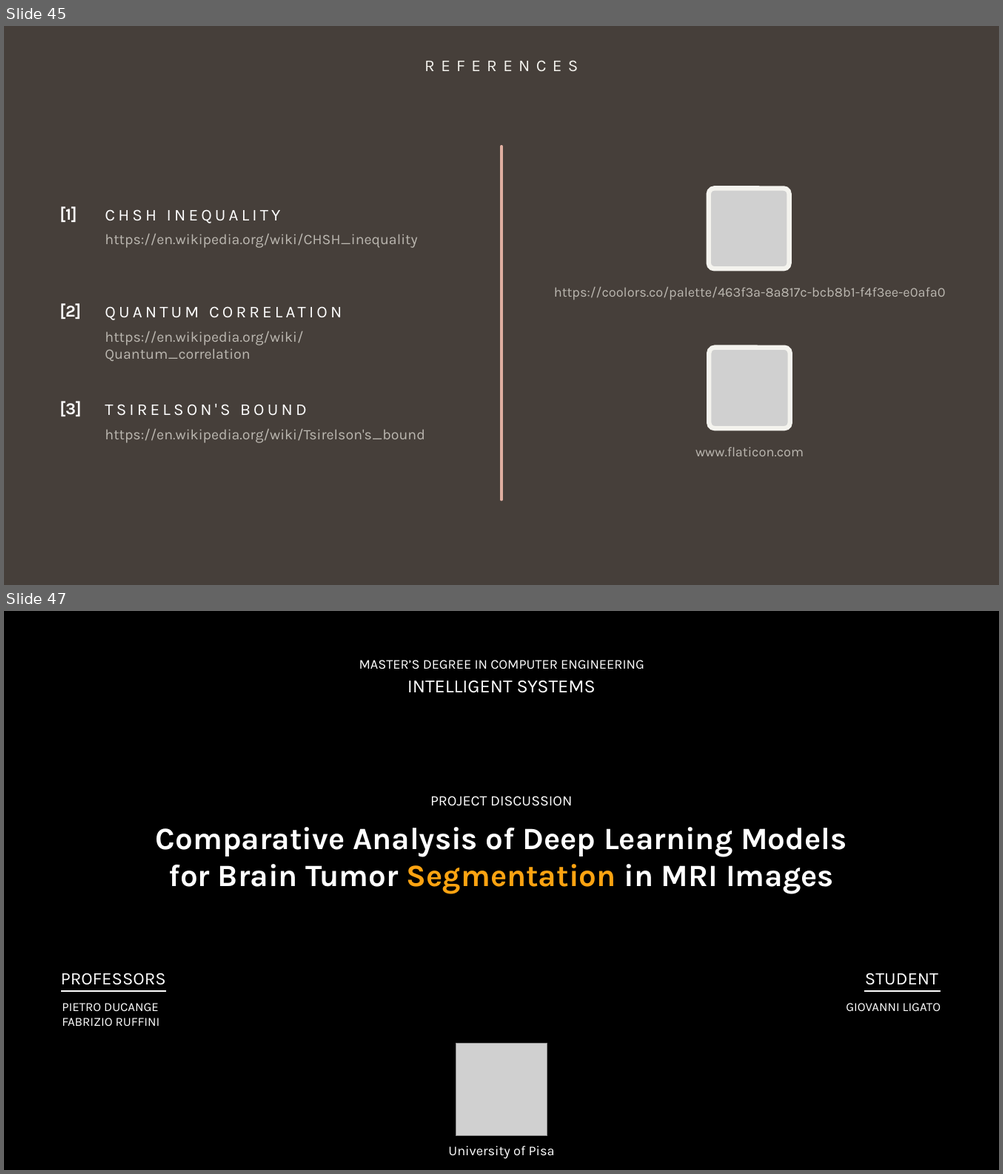
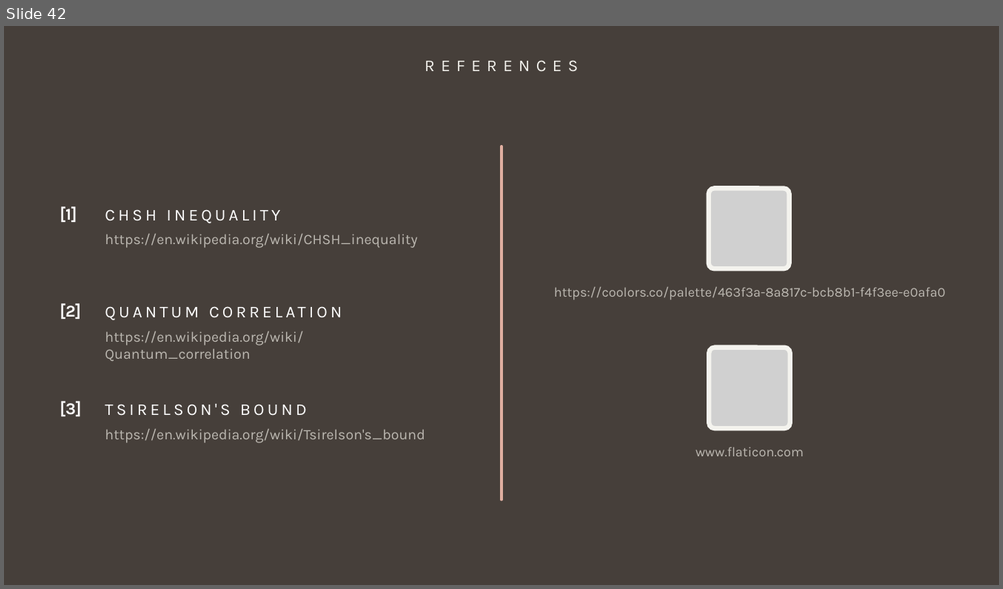
Before and after one commit to giovanniligato/E91-Protocol, a slide deck: Slides/E91 Protocol.pptx. Shown one above the other, each under a label of ours: slides 45 and 47 before the commit, slide 42 after it; the slides between them are not shown. The pictures are 1003x1174 and 1003x589 pixels, drawn with LibreOffice and Linux fonts; fonts in the diff are those of the drawing; grey boxes stand for pictures. Boxes give left, top, right and bottom in pixels: in the first picture for what was removed or moved away, otherwise in the second. Text is boxed around its words. In the diff, an @@ line names an element or a change of style, - is before the commit and + after.

```diff
--- a/Slides/E91 Protocol.pptx
+++ b/Slides/E91 Protocol.pptx
@@ slide 47 removed at [4, 611, 999, 1170], background #000000 @@
@@ text removed at [359, 660, 644, 669] @@
-MASTER’S DEGREE IN COMPUTER ENGINEERING
@@ text removed at [407, 681, 595, 693] @@
-INTELLIGENT SYSTEMS
@@ text removed at [430, 796, 572, 806] @@
-PROJECT DISCUSSION
@@ text removed at [156, 827, 846, 894] @@
-Comparative Analysis of Deep Learning Models for Brain Tumor Segmentation in MRI Images
@@ text removed at [61, 973, 166, 985] @@
-PROFESSORS
@@ text removed at [865, 973, 938, 985] @@
-STUDENT
@@ text removed at [62, 1003, 160, 1026] @@
-PIETRO DUCANGE
-FABRIZIO RUFFINI
@@ line removed from (62, 991) to (166, 991) @@
@@ text removed at [845, 1003, 940, 1012] @@
-GIOVANNI LIGATO
@@ line removed from (865, 991) to (940, 991) @@
@@ picture removed at [456, 1044, 547, 1137] @@
@@ text removed at [448, 1146, 555, 1159] @@
-University of Pisa
@@ what was slide 45 is now slide 42 @@
```
Also in this commit, not shown: 5 slides changed, 9 slides added, 21 other slides removed.
